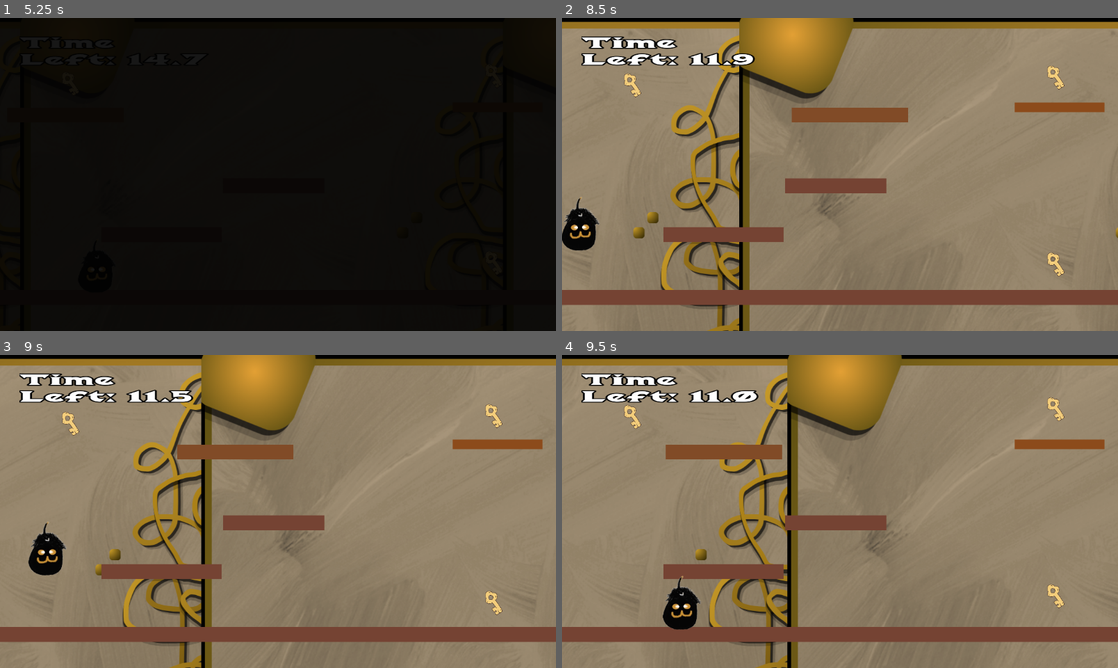
Above: before the commit, frames 1-4 (two rows, left to right).
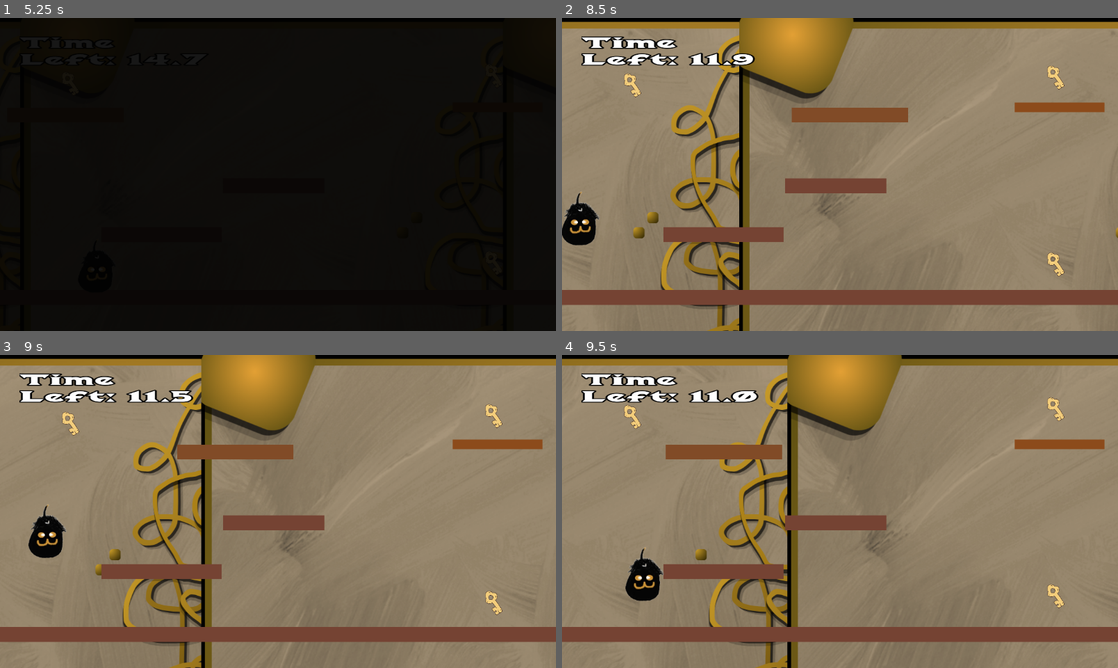
Above: after the commit, the same moments.

Repository: bliizyrd/startwariowaregame
Game: Godot game, scene res://scenes/titlescreen.tscn
Two runs of this game, one before a commit and one after it. Both use one fixed random seed, a clock stepped at 60 frames per second and the inputs below.
Inputs (mouse positions are in pixels of both pictures, inside the frame that each line leads up to):
- Up to frame 1 (5.25 s): click "Start Game" at 0.5 s; click "Start Game" at 1.25 s; tap Space every 0.75 s from 2 to 4.25 s; move the mouse to (400, 158) at 2.02 s; hold D (move_right) 2.03-3.53 s; tap Alt at 2.1, 3.6, 5.1 s; click (400, 158) at 2.17 s; tap Enter (ui_accept) at 2.27, 3.02, 4.52 s; move the mouse to (166, 190) at 2.77 s; tap Shift at 2.85, 4.35 s; move the mouse to (333, 105) at 3.52 s; hold A (move_left) 3.53-4.28 s; move the mouse to (250, 237) at 4.27 s; hold D (move_right) from 4.28 s (still down); click (250, 237) at 4.42 s; move the mouse to (444, 221) at 5.02 s
- Up to frame 2 (8.5 s): tap Enter (ui_accept) at 5.27, 6.02, 7.52, 8.27 s; move the mouse to (673, 127) at 5.77 s; release D (move_right) at 5.78 s; hold A (move_left) 5.78-6.53 s; tap Shift at 5.85, 7.35 s; move the mouse to (867, 174) at 6.52 s; hold D (move_right) 6.53-7.28 s; tap Alt at 6.6, 8.1 s; click (867, 174) at 6.67 s; move the mouse to (756, 96) at 7.27 s; hold A (move_left) from 7.28 s (still down); move the mouse to (962, 158) at 8.02 s
- Up to frame 3 (9 s): move the mouse to (166, 527) at 8.77 s; release A (move_left) at 8.78 s; hold D (move_right) from 8.78 s (still down); tap Shift at 8.85 s; click (166, 527) at 8.92 s
- Up to frame 4 (9.5 s): keep holding D (move_right); tap Enter (ui_accept) at 9.02 s

Frame 1 is identical in both runs. In frame 2, 0.5% of the frame differs, in the area x 0-7%, y 55-75%; in frame 3, 0.8%; in frame 4, 1.4%, in the area x 11-25%, y 61-88%.

Commit message:
completed minigames 1 and 2 and added loser and winnerscreens

Diff:
--- /dev/null
+++ b/button_1.gd
@@ -0,0 +1,7 @@
+extends TextureButton
+
+@onready var parent = $".."
+
+func _on_pressed() -> void:
+	hide()
+	parent.buttons_pressed += 1
--- /dev/null
+++ b/minigame_1.gd
@@ -0,0 +1,39 @@
+extends Node2D
+
+@onready var themedtimer: Node2D = $themedtimer
+
+var Key_collected = 0
+var timer_end = false
+var finished := false
+
+
+
+func _ready() -> void:
+	$Key.key_collected.connect(Key_collect)
+	$Key2.key_collected.connect(Key_collect)
+	$Key3.key_collected.connect(Key_collect)
+
+	await themedtimer.Timer(15.0)
+	timer_end = true
+
+
+
+func _process(_delta: float) -> void:
+	if finished:
+		return
+
+	if Key_collected >= 3:
+		finished = true
+		get_tree().change_scene_to_file("res://scenes/levelscene.tscn")
+
+
+	elif timer_end:
+		finished = true
+		Globalscript.minigames_done -= 1   # no clamp here
+		Globalscript.lives -= 1            # this line was missing
+		get_tree().change_scene_to_file("res://scenes/levelscene.tscn")
+
+
+func Key_collect() -> void:
+	Key_collected += 1
+	print("keys: ", Key_collected)
--- /dev/null
+++ b/minigame_2.gd
@@ -0,0 +1,29 @@
+extends Node2D
+
+@onready var themed_timer: Node2D = $themedtimer
+
+var finished = false
+var buttons_pressed := 0
+var timer_end = false
+
+func _ready() -> void:
+	await themed_timer.Timer(7.0)
+	#after this is completed...
+	timer_end = true
+
+
+func _process(_delta: float) -> void:
+	if finished:
+		return
+	if buttons_pressed >= 7:
+		finished = true
+		get_tree().change_scene_to_file("res://scenes/winscreen.tscn")
+
+	elif timer_end:
+		Globalscript.lives -= 1
+		Globalscript.minigames_done -= 1
+		get_tree().change_scene_to_file("res://scenes/levelscene.tscn")
+
+
+func _on_button_2_pressed() -> void:
+	pass # Replace with function body.
--- a/player.gd
+++ b/player.gd
@@ -2,7 +2,7 @@
 
 
 const SPEED = 300.0
-const JUMP_VELOCITY = -500
+const JUMP_VELOCITY = -550
 
 
 func _physics_process(delta: float) -> void:
--- /dev/null
+++ b/scenes/donescreen.tscn
@@ -0,0 +1,3 @@
+[gd_scene format=3 uid="uid://bygiydid2b54u"]
+
+[node name="donescreen" type="Node2D" unique_id=1685423631]
--- /dev/null
+++ b/scenes/loserscreen.tscn
@@ -0,0 +1,64 @@
+[gd_scene format=3 uid="uid://cskx5t6u8w8vp"]
+
+[ext_resource type="FontFile" uid="uid://dne10vnt5b88d" path="res://assets/Isometra-Regular.ttf" id="1_34788"]
+[ext_resource type="Script" uid="uid://dti3fautqlmyg" path="res://scripts/loserscreen.gd" id="1_icbyq"]
+
+[sub_resource type="StyleBoxFlat" id="StyleBoxFlat_yu5tm"]
+bg_color = Color(0.62352943, 0.4862745, 0.3764706, 1)
+border_width_left = 5
+border_width_right = 5
+border_color = Color(0.4117647, 0.30980393, 0.22745098, 1)
+corner_radius_top_left = 10
+corner_radius_top_right = 10
+corner_radius_bottom_right = 10
+corner_radius_bottom_left = 10
+
+[node name="loserscreen" type="Node2D" unique_id=1911820317]
+script = ExtResource("1_icbyq")
+
+[node name="ColorRect" type="ColorRect" parent="." unique_id=1925646961]
+offset_right = 1152.0
+offset_bottom = 648.0
+color = Color(0.54901963, 0.31764707, 0.2509804, 1)
+
+[node name="Label" type="Label" parent="ColorRect" unique_id=262287110]
+layout_mode = 1
+anchors_preset = 8
+anchor_left = 0.5
+anchor_top = 0.5
+anchor_right = 0.5
+anchor_bottom = 0.5
+offset_left = -438.0
+offset_top = -79.75
+offset_right = 438.0
+offset_bottom = 79.75
+grow_horizontal = 2
+grow_vertical = 2
+theme_override_colors/font_color = Color(0.101960786, 0.101960786, 0.101960786, 1)
+theme_override_colors/font_shadow_color = Color(0, 0, 0, 0.2509804)
+theme_override_colors/font_outline_color = Color(0.48235294, 0.3372549, 0.19215687, 1)
+theme_override_constants/shadow_offset_x = 10
+theme_override_constants/outline_size = 20
+theme_override_fonts/font = ExtResource("1_34788")
+theme_override_font_sizes/font_size = 108
+text = "GAME OVER!!!"
+
+[node name="main menu" type="Button" parent="." unique_id=263539347]
+anchors_preset = 8
+anchor_left = 0.5
+anchor_top = 0.5
+anchor_right = 0.5
+anchor_bottom = 0.5
+offset_left = 372.0
+offset_top = 128.5
+offset_right = 813.0
+offset_bottom = 204.5
+grow_horizontal = 2
+grow_vertical = 2
+theme_override_colors/font_color = Color(0, 0, 0, 1)
+theme_override_colors/font_outline_color = Color(0.7647059, 0.7647059, 0.7647059, 1)
+theme_override_constants/outline_size = 10
+theme_override_fonts/font = ExtResource("1_34788")
+theme_override_font_sizes/font_size = 50
+theme_override_styles/normal = SubResource("StyleBoxFlat_yu5tm")
+text = "Main Menu"
--- a/scenes/minigame_1.gd
+++ /dev/null
@@ -1,37 +0,0 @@
-extends Node2D
-
-@onready var themedtimer: Node2D = $themedtimer
-
-
-
-var Key_collected = 0 # just keeping track of Key collected
-var timer_end = false # boolean (true or false) stating whether the timer ended
-
-func _ready() -> void:
-
-		#Below you can see that I have a function that I named. I grab a
-		#function from it that was created in it's script and use `await` to
-		# tell the script to wait for a signal, or for when a function finshes
-
-
-	await themedtimer.Timer(15.0) #accessing a function from this node
-	#after this is compeleted...
-	timer_end = true # now we're saying "oh ye you ran out of time"
-
-func _process(delta: float) -> void: # running every frame brochacho
-
-	if Key_collected == 3: # the double equals is just an argument asking if it's the same, with "=" it'll give an error
-		if Globalscript.minigames_done > 3: # we access a Globalscript script and see how many minigames have been compeleted
-			get_tree().change_scene_to_file("res://scenes/done_screen.tscn") # change current play scene into another, but you make your own finish screen in a later challenge, dont worry abt this rn
-		else:
-			get_tree().change_scene_to_file("res://scenes/levelscene.tscn") # go back to the intermission scene
-
-	if timer_end: # if the timer does end...
-		Globalscript.minigames_done -=1 #go back a minigame
-		Globalscript.lives -= 1 # lose ur lives
-		get_tree().change_scene_to_file("res://scenes/levelscene.tscn") # back to intermission
-
-
-func Key_collect() -> void: # cool function that you connect to those Keys
-	Key_collected = Key_collected +1
-	return
--- a/scenes/minigame_1.tscn
+++ b/scenes/minigame_1.tscn
@@ -1,13 +1,13 @@
 [gd_scene format=3 uid="uid://bpvtc47dyi5be"]
 
-[ext_resource type="Script" uid="uid://cmwr446rvlu01" path="res://scenes/minigame_1.gd" id="1_fa05o"]
+[ext_resource type="Script" uid="uid://cmwr446rvlu01" path="res://minigame_1.gd" id="1_fa05o"]
 [ext_resource type="Texture2D" uid="uid://c5ujabs0y3wxf" path="res://assets/warioware background.png" id="1_og05i"]
 [ext_resource type="PackedScene" uid="uid://cgy8ag0u1tdqf" path="res://scenes/player.tscn" id="2_lmjug"]
 [ext_resource type="Texture2D" uid="uid://bs40fb65lux8k" path="res://assets/keymade.png" id="3_lmjug"]
-[ext_resource type="Script" uid="uid://dvsgvcvae8h4l" path="res://scenes/key.gd" id="3_v5ebm"]
+[ext_resource type="Script" uid="uid://dvsgvcvae8h4l" path="res://key.gd" id="3_v5ebm"]
 [ext_resource type="PackedScene" uid="uid://bxtgyt5ryfc6s" path="res://scenes/themedtimer.tscn" id="6_vc5od"]
-[ext_resource type="Script" uid="uid://bgxfv6u4n5ymy" path="res://scenes/key_2.gd" id="6_xpvfh"]
-[ext_resource type="Script" uid="uid://cclpgbbr8thpb" path="res://scenes/key_3.gd" id="7_r58ir"]
+[ext_resource type="Script" uid="uid://bgxfv6u4n5ymy" path="res://key_2.gd" id="6_xpvfh"]
+[ext_resource type="Script" uid="uid://cclpgbbr8thpb" path="res://key_3.gd" id="7_r58ir"]
 
 [sub_resource type="RectangleShape2D" id="RectangleShape2D_yu5tm"]
 size = Vector2(1152, 31)
--- /dev/null
+++ b/scenes/minigame_2.tscn
@@ -0,0 +1,96 @@
+[gd_scene format=3 uid="uid://bejah3qrb5w1w"]
+
+[ext_resource type="Script" uid="uid://bpylqcmbn30ub" path="res://minigame_2.gd" id="1_ksu6r"]
+[ext_resource type="Texture2D" uid="uid://c5ujabs0y3wxf" path="res://assets/warioware background.png" id="2_dqa6p"]
+[ext_resource type="PackedScene" uid="uid://bxtgyt5ryfc6s" path="res://scenes/themedtimer.tscn" id="3_c3ytc"]
+[ext_resource type="Script" uid="uid://c02mr27jyo5bq" path="res://button_1.gd" id="4_eachr"]
+
+[sub_resource type="CompressedTexture2D" id="CompressedTexture2D_5x31c"]
+load_path = "res://.godot/imported/keymade.png-d691c36c6e824ba3e41bb31c71247d94.ctex"
+
+[node name="minigame_2" type="Node2D" unique_id=892982309]
+script = ExtResource("1_ksu6r")
+
+[node name="scrollingbackground" type="Parallax2D" parent="." unique_id=179862432]
+repeat_size = Vector2(1000, 0)
+autoscroll = Vector2(100, 0)
+repeat_times = 10
+
+[node name="background" type="TextureRect" parent="scrollingbackground" unique_id=1399176359]
+offset_right = 1920.0
+offset_bottom = 1080.0
+texture = ExtResource("2_dqa6p")
+
+[node name="themedtimer" parent="." unique_id=408241090 instance=ExtResource("3_c3ytc")]
+position = Vector2(-3, -6)
+
+[node name="button_1" type="TextureButton" parent="." unique_id=1440903899]
+offset_left = 74.00001
+offset_top = 116.000015
+offset_right = 1754.0
+offset_bottom = 1166.0
+scale = Vector2(0.18347561, 0.18347561)
+texture_normal = SubResource("CompressedTexture2D_5x31c")
+script = ExtResource("4_eachr")
+
+[node name="button_2" type="TextureButton" parent="." unique_id=1774580852]
+offset_left = 602.00006
+offset_top = 18.999977
+offset_right = 2282.0
+offset_bottom = 1069.0
+scale = Vector2(0.18347561, 0.18347561)
+texture_normal = SubResource("CompressedTexture2D_5x31c")
+script = ExtResource("4_eachr")
+
+[node name="button_3" type="TextureButton" parent="." unique_id=1343625749]
+offset_left = 192.00002
+offset_top = 372.0
+offset_right = 1872.0
+offset_bottom = 1422.0
+scale = Vector2(0.18347561, 0.18347561)
+texture_normal = SubResource("CompressedTexture2D_5x31c")
+script = ExtResource("4_eachr")
+
+[node name="button_4" type="TextureButton" parent="." unique_id=199744696]
+offset_left = 714.00006
+offset_top = 397.0
+offset_right = 2394.0
+offset_bottom = 1447.0
+scale = Vector2(0.18347561, 0.18347561)
+texture_normal = SubResource("CompressedTexture2D_5x31c")
+script = ExtResource("4_eachr")
+
+[node name="button_5" type="TextureButton" parent="." unique_id=1631623534]
+offset_left = 319.99994
+offset_top = -29.000092
+offset_right = 2000.0
+offset_bottom = 1020.9999
+scale = Vector2(0.18347561, 0.18347561)
+texture_normal = SubResource("CompressedTexture2D_5x31c")
+script = ExtResource("4_eachr")
+
+[node name="button_6" type="TextureButton" parent="." unique_id=1327425947]
+offset_left = 417.0
+offset_top = 197.00003
+offset_right = 2097.0
+offset_bottom = 1247.0
+scale = Vector2(0.18347561, 0.18347561)
+texture_normal = SubResource("CompressedTexture2D_5x31c")
+script = ExtResource("4_eachr")
+
+[node name="button_7" type="TextureButton" parent="." unique_id=487653531]
+offset_left = -19.000092
+offset_top = 456.0
+offset_right = 1660.9999
+offset_bottom = 1506.0
+scale = Vector2(0.18347561, 0.18347561)
+texture_normal = SubResource("CompressedTexture2D_5x31c")
+script = ExtResource("4_eachr")
+
+[connection signal="pressed" from="button_1" to="button_1" method="_on_pressed"]
+[connection signal="pressed" from="button_2" to="button_2" method="_on_pressed"]
+[connection signal="pressed" from="button_3" to="button_3" method="_on_pressed"]
+[connection signal="pressed" from="button_4" to="button_4" method="_on_pressed"]
+[connection signal="pressed" from="button_5" to="button_5" method="_on_pressed"]
+[connection signal="pressed" from="button_6" to="button_6" method="_on_pressed"]
+[connection signal="pressed" from="button_7" to="button_7" method="_on_pressed"]
--- /dev/null
+++ b/scenes/winscreen.tscn
@@ -0,0 +1,64 @@
+[gd_scene format=3 uid="uid://degimgir1d1wi"]
+
+[ext_resource type="FontFile" uid="uid://dne10vnt5b88d" path="res://assets/Isometra-Regular.ttf" id="1_47rfs"]
+[ext_resource type="Script" uid="uid://d5rxg7upj4gv" path="res://scripts/winscreen.gd" id="1_wg0yv"]
+
+[sub_resource type="StyleBoxFlat" id="StyleBoxFlat_0eh81"]
+bg_color = Color(0.6254276, 0.4853164, 0.37478253, 1)
+border_width_top = 5
+border_width_bottom = 5
+border_color = Color(0.4128905, 0.30876106, 0.22599524, 1)
+corner_radius_top_left = 10
+corner_radius_top_right = 10
+corner_radius_bottom_right = 10
+corner_radius_bottom_left = 10
+
+[node name="winscreen" type="Node2D" unique_id=407517544]
+script = ExtResource("1_wg0yv")
+
+[node name="winnerbackground" type="ColorRect" parent="." unique_id=1298513253]
+offset_right = 1152.0
+offset_bottom = 648.0
+color = Color(0.54901963, 0.31764707, 0.2509804, 1)
+
+[node name="Label" type="Label" parent="winnerbackground" unique_id=1796081579]
+layout_mode = 1
+anchors_preset = 8
+anchor_left = 0.5
+anchor_top = 0.5
+anchor_right = 0.5
+anchor_bottom = 0.5
+offset_left = -256.5
+offset_top = -79.75
+offset_right = 256.5
+offset_bottom = 79.75
+grow_horizontal = 2
+grow_vertical = 2
+theme_override_colors/font_color = Color(0.103743516, 0.10374353, 0.103743516, 1)
+theme_override_colors/font_shadow_color = Color(0.4817894, 0.48178953, 0.4817894, 0.81960785)
+theme_override_colors/font_outline_color = Color(0.48145044, 0.3358697, 0.193066, 1)
+theme_override_constants/shadow_offset_x = 10
+theme_override_constants/outline_size = 20
+theme_override_fonts/font = ExtResource("1_47rfs")
+theme_override_font_sizes/font_size = 108
+text = "YOU WIN!!!"
+
+[node name="main menu" type="Button" parent="." unique_id=1464664383]
+anchors_preset = 8
+anchor_left = 0.5
+anchor_top = 0.5
+anchor_right = 0.5
+anchor_bottom = 0.5
+offset_left = 372.0
+offset_top = 128.5
+offset_right = 813.0
+offset_bottom = 204.5
+grow_horizontal = 2
+grow_vertical = 2
+theme_override_colors/font_color = Color(0, 0, 0, 1)
+theme_override_colors/font_outline_color = Color(0.7666196, 0.76661956, 0.76661956, 1)
+theme_override_constants/outline_size = 10
+theme_override_fonts/font = ExtResource("1_47rfs")
+theme_override_font_sizes/font_size = 50
+theme_override_styles/normal = SubResource("StyleBoxFlat_0eh81")
+text = "Main Menu"
--- /dev/null
+++ b/scripts/loserscreen.gd
@@ -0,0 +1,9 @@
+extends Node2D
+
+func _ready() -> void:
+	Globalscript.lives = 5
+	Globalscript.minigames_done = 0
+	$"main menu".pressed.connect(_on_button_pressed)
+
+func _on_button_pressed() -> void:
+	get_tree().change_scene_to_file("res://scenes/titlescreen.tscn")
--- /dev/null
+++ b/scripts/winscreen.gd
@@ -0,0 +1,9 @@
+extends Node2D
+
+func _ready() -> void:
+	Globalscript.lives = 5
+	Globalscript.minigames_done = 0
+	$"main menu".pressed.connect(_on_button_pressed)
+
+func _on_button_pressed() -> void:
+	get_tree().change_scene_to_file("res://scenes/titlescreen.tscn")
--- a/timer_screen.gd
+++ b/timer_screen.gd
@@ -12,23 +12,22 @@
 var time
 
 func _ready() -> void:
-	await Timer(3.0) # using the function created
+	await Timer(3.0)
 
-	if Globalscript.minigames_done < 3: #if you havent completed 3 minigames yet
-		Globalscript.minigames_done = Globalscript.minigames_done +1
-		get_tree().change_scene_to_file("res://scenes/minigame_" + str(Globalscript.minigames_done) + ".tscn") # changes your scene by arranging this frankenstein path
+	if Globalscript.lives <= 0:
+		get_tree().change_scene_to_file("res://scenes/loserscreen.tscn")
+		return
+
+	if Globalscript.minigames_done < 2:   # changed from 3 to 2
+		Globalscript.minigames_done = max(Globalscript.minigames_done + 1, 1)
+		get_tree().change_scene_to_file("res://scenes/minigame_" + str(Globalscript.minigames_done) + ".tscn")
 		Transitionscreen.transition()
 		await Transitionscreen.on_transition_finish
+	else:
+		get_tree().change_scene_to_file("res://scenes/winscreen.tscn")
 
 
-# above, your script is being told to go to the next minigame. If the
-# current minigame is level 1, then you would be on minigame 1. If you
-# complete that level, you have the minigames_done add one, and then you
-# look for the scene titled `minigame_` and then whatever minigame number
-# should be next. make sure you name your minigame saves appropriately.
 
-	else:
-		get_tree().change_scene_to_file("res://scenes/titlescreen.tscn") # changes your scene
 
 
 func _process(delta: float) -> void: # runs every frame
--- a/titlescreen.gd
+++ b/titlescreen.gd
@@ -1,5 +1,8 @@
 extends Node2D
 
+func _ready() -> void:
+	Globalscript.lives = 5
+	Globalscript.minigames_done = 0
 
 func _on_start_game_pressed() -> void:
 	get_tree().change_scene_to_file("res://scenes/levelscene.tscn")
@@ -7,6 +10,7 @@
 	await Transitionscreen.on_transition_finish
 
 
+
 func _on_quit_pressed() -> void:
 	get_tree().quit()
 	pass # Replace with function body.
Not shown, added: button_1.gd.uid
Renamed: scenes/key.gd -> key.gd
Renamed: scenes/key.gd.uid -> key.gd.uid
Renamed: scenes/key_2.gd -> key_2.gd
Renamed: scenes/key_2.gd.uid -> key_2.gd.uid
Renamed: scenes/key_3.gd -> key_3.gd
Renamed: scenes/key_3.gd.uid -> key_3.gd.uid
Renamed: scenes/minigame_1.gd.uid -> minigame_1.gd.uid
Not shown, added: minigame_2.gd.uid
Not shown, added: scripts/loserscreen.gd.uid
Not shown, added: scripts/winscreen.gd.uid
